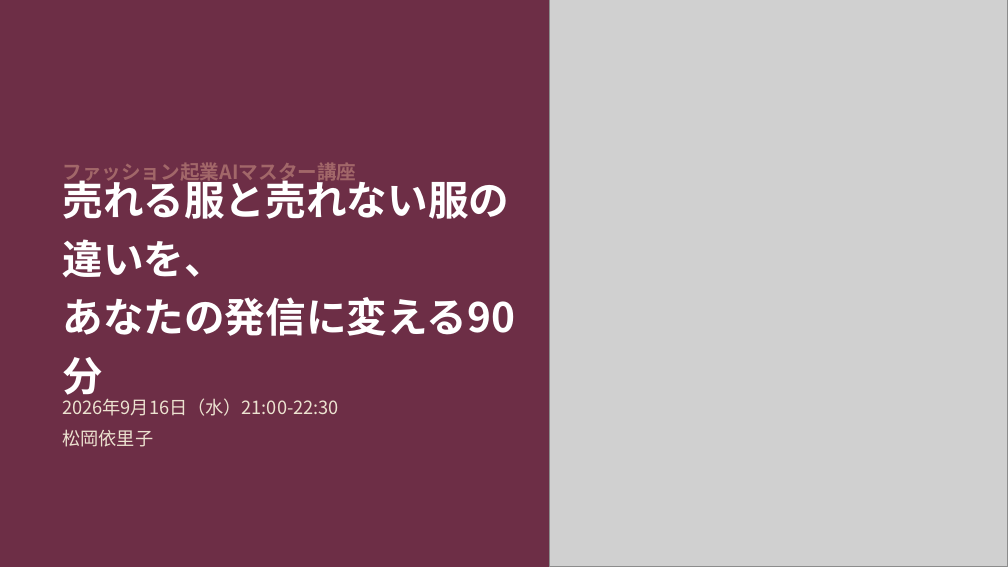
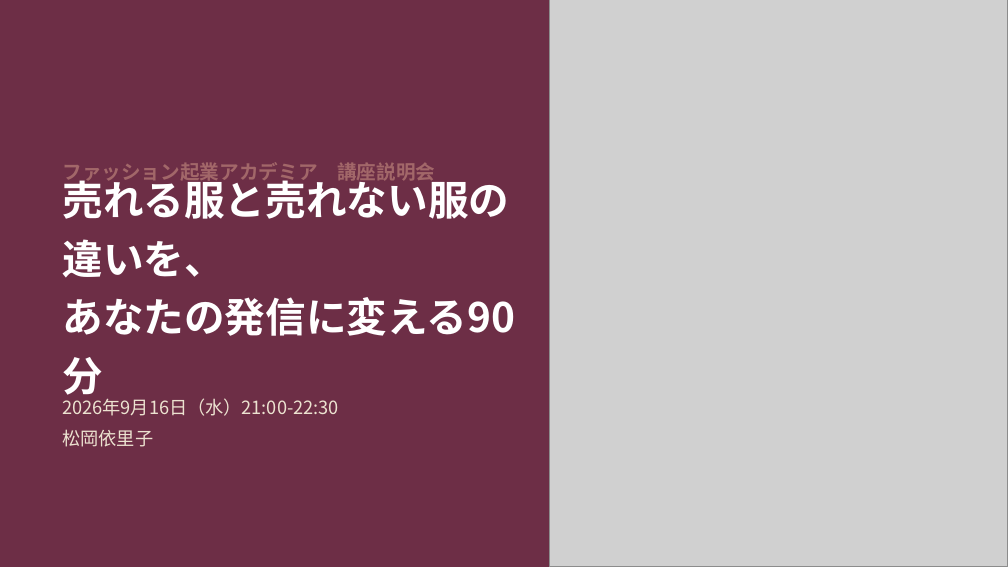
Before and after one commit to fashio17/potential-lamp, a slide deck: slide 1 of 運用/スライド/説明会_20260916.pptx. Drawn at 1008x567 pixels with LibreOffice and Linux fonts; fonts in the diff are those of the drawing; grey boxes stand for pictures. Boxes give left, top, right and bottom in pixels: in the first picture for what was removed or moved away, otherwise in the second. Text is boxed around its words. In the diff, an @@ line names an element or a change of style, - is before the commit and + after.

```diff
--- a/運用/スライド/説明会_20260916.pptx
+++ b/運用/スライド/説明会_20260916.pptx
@@ text at (x1=62, y1=162, x2=435, y2=184): text changed @@
-ファッション起業AIマスター講座
+ファッション起業アカデミア 講座説明会
```
Also in this commit, not shown: 2 other slides changed, 5 other files.
